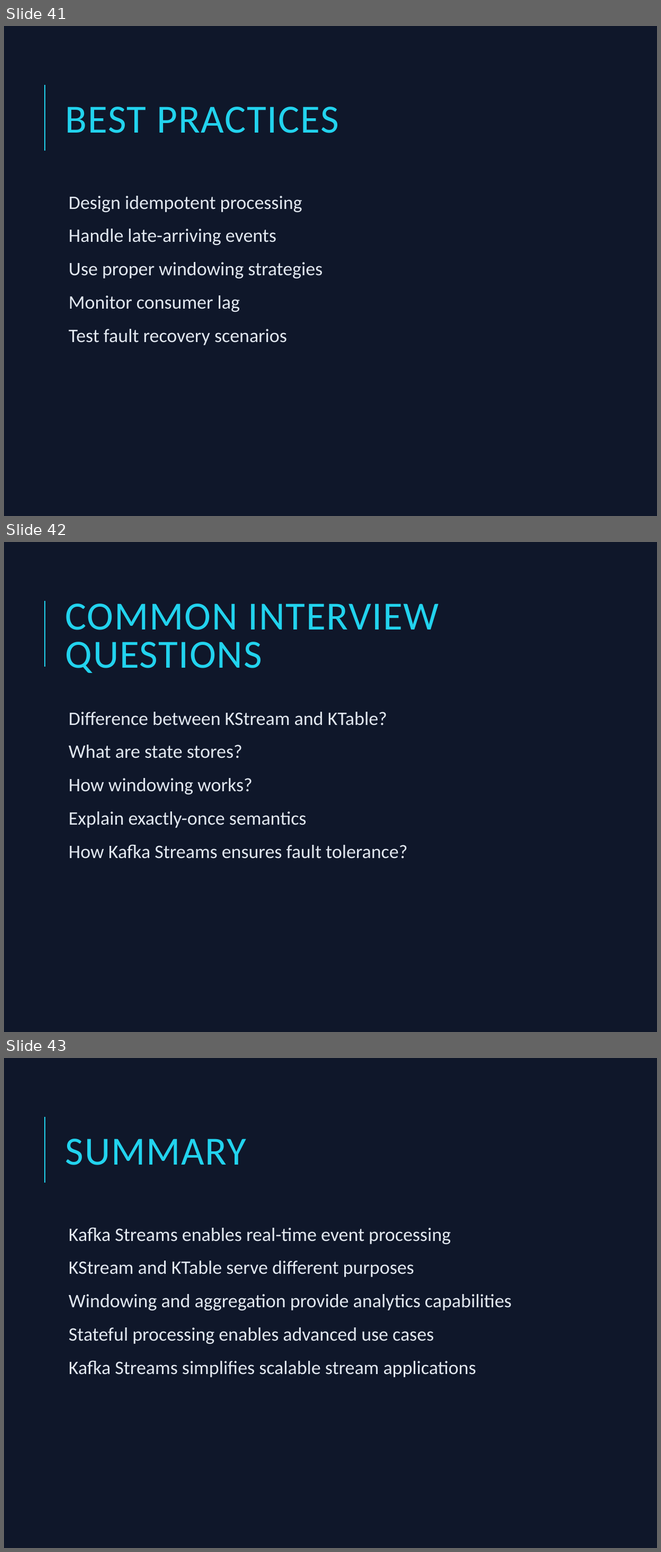
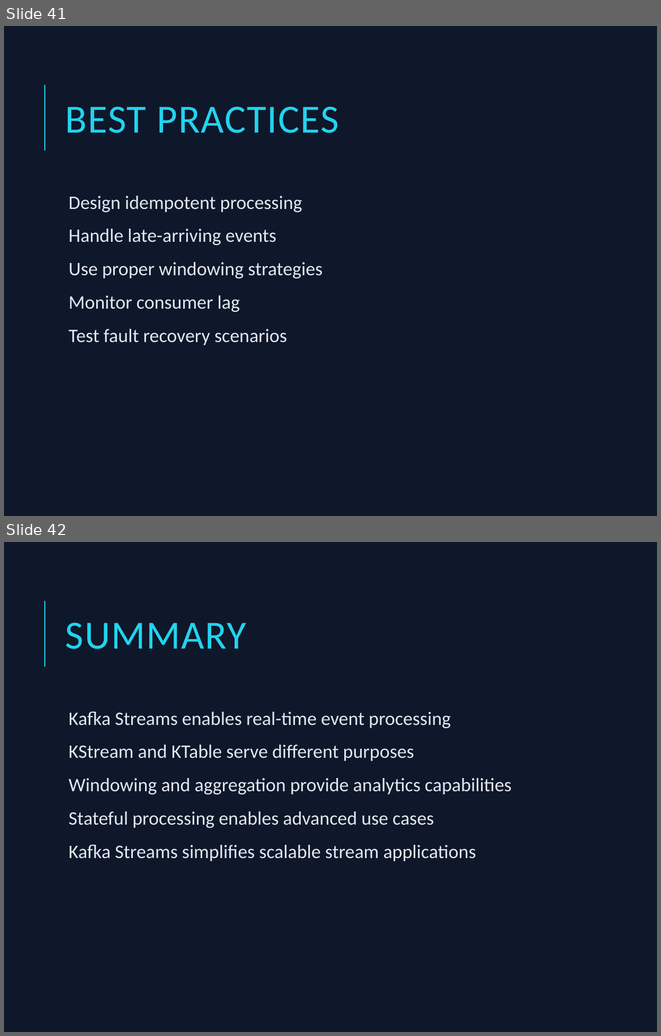
Before and after one commit to vikash-verma-profile/Kafka-May-2026-M, a slide deck: Day-7/Kafka_Streams.pptx. Shown one above the other, each under a label of ours: slides 41, 42 and 43 before the commit, slides 41 and 42 after it. The pictures are 661x1552 and 661x1036 pixels, drawn with LibreOffice and Linux fonts; fonts in the diff are those of the drawing. Boxes give left, top, right and bottom in pixels: in the first picture for what was removed or moved away, otherwise in the second. Text is boxed around its words. In the diff, an @@ line names an element or a change of style, - is before the commit and + after.

```diff
--- a/Day-7/Kafka_Streams.pptx
+++ b/Day-7/Kafka_Streams.pptx
@@ slide 42 removed at [4, 542, 657, 1032], background #0F172A; not listed: 1 template element that a slide beside it also shows @@
@@ title removed at [65, 603, 439, 673] @@
-COMMON INTERVIEW QUESTIONS
@@ text removed at [69, 712, 407, 858] @@
-  Difference between KStream and KTable?
-  What are state stores?
-  How windowing works?
-  Explain exactly-once semantics
-  How Kafka Streams ensures fault tolerance?
@@ what was slide 43 is now slide 42 @@
```
Also in this commit, not shown: 1 slide changed, 13 other files.
